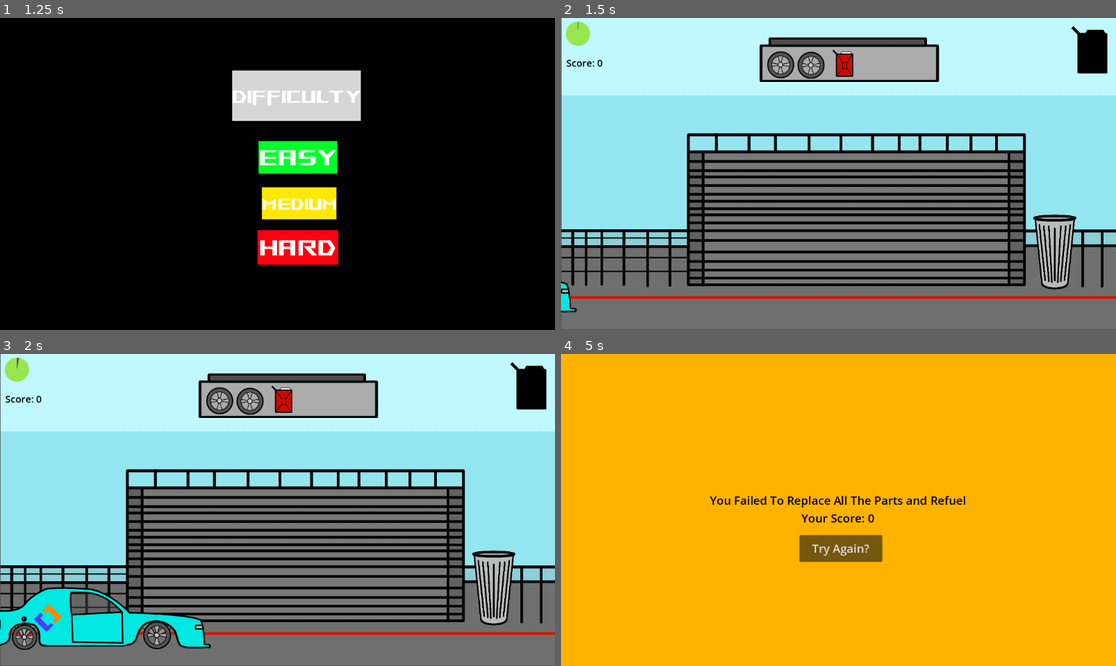
Above: before the commit, frames 1-4 (two rows, left to right).
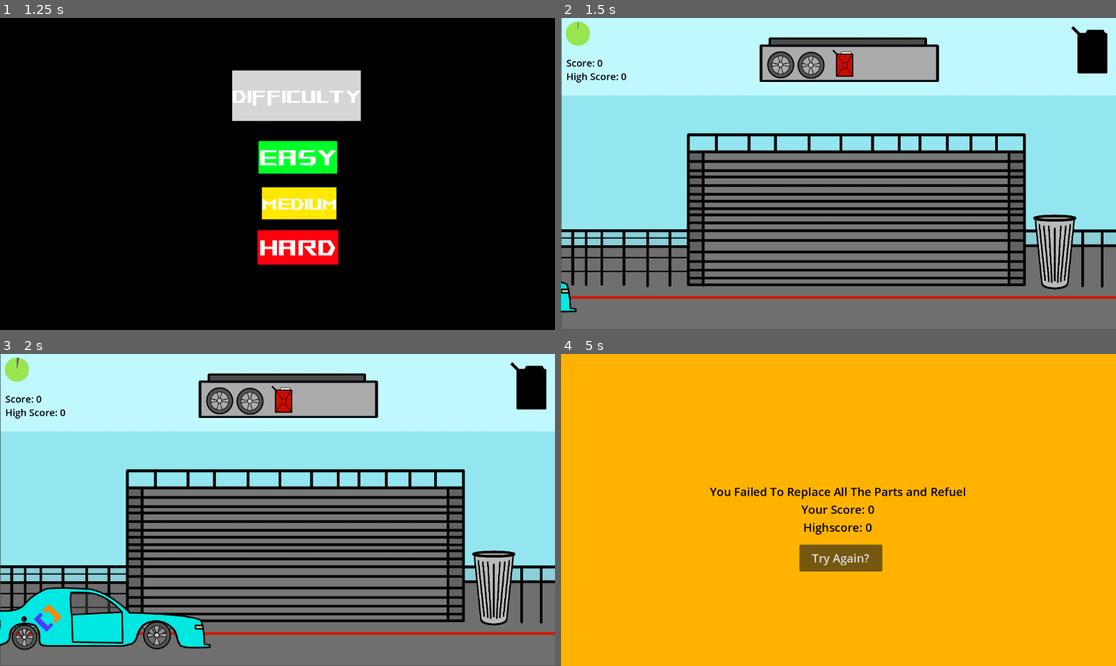
Above: after the commit, the same moments.

Repository: CrossScarDev/Pitstop-Frenzy
Game: Godot game, scene res://scenes/title.tscn
Same seed, same stepped clock (60 frames per second), same inputs: the game is played once before the commit and once after it. Sound files missing from this copy of the repository are replaced by a short silence.
Inputs (mouse positions are in pixels of both pictures, inside the frame that each line leads up to):
- Up to frame 1 (1.25 s): click (299, 211) at 0.5 s
- Up to frame 2 (1.5 s): click (860, 202) at 1.25 s
- Up to frame 3 (2 s): no input
- Up to frame 4 (5 s): tap Enter (Next Car) at 2, 2.1, 3.6, 4.25 s; move the mouse to (960, 494) at 2.02 s; click (960, 494) at 2.17 s; drag from (727, 525) to (810, 572) at 2.77 s; tap Space at 3.5 s; move the mouse to (894, 441) at 3.52 s; click (894, 441) at 3.67 s; drag from (810, 572) to (672, 463) at 4.27 s

Frame 1 is identical in both runs. In frame 2, 0.1% of the frame differs, in the area x 1-12%, y 17-21%; in frame 3, 0.1%; in frame 4, 2.9%, in the area x 26-73%, y 42-70%.

Commit message:
add high score

Diff:
--- a/scenes/Main.tscn
+++ b/scenes/Main.tscn
@@ -17,7 +17,7 @@
 [sub_resource type="StyleBoxFlat" id="StyleBoxFlat_jpo4i"]
 bg_color = Color(0, 0, 0, 1)
 
-[node name="Node2D" type="Node2D" node_paths=PackedStringArray("car", "replacements", "removed_parts", "explosion", "death_screen", "gas_can", "timer", "score_label", "audio_player")]
+[node name="Node2D" type="Node2D" node_paths=PackedStringArray("car", "replacements", "removed_parts", "explosion", "death_screen", "gas_can", "timer", "score_label", "high_score_label", "audio_player")]
 script = ExtResource("1_b1qa4")
 car = NodePath("Car")
 replacements = NodePath("Replacements")
@@ -27,6 +27,7 @@
 gas_can = NodePath("Gas Can")
 timer = NodePath("Overlay/Timer")
 score_label = NodePath("Overlay/Score")
+high_score_label = NodePath("Overlay/HighScore")
 audio_player = NodePath("AudioStreamPlayer2D")
 
 [node name="Background" type="Control" parent="."]
@@ -166,6 +167,15 @@
 theme_override_font_sizes/font_size = 20
 text = "Score: 0"
 
+[node name="HighScore" type="Label" parent="Overlay"]
+offset_left = 11.0
+offset_top = 107.0
+offset_right = 137.0
+offset_bottom = 135.0
+theme_override_colors/font_color = Color(0, 0, 0, 1)
+theme_override_font_sizes/font_size = 20
+text = "High Score: 0"
+
 [node name="Explosion" parent="." instance=ExtResource("7_2nk5p")]
 visible = false
 scale = Vector2(1, 1)
@@ -188,9 +198,9 @@
 [node name="Button" type="Button" parent="Death Screen"]
 layout_mode = 0
 offset_left = 495.0
-offset_top = 376.0
+offset_top = 396.0
 offset_right = 667.0
-offset_bottom = 432.0
+offset_bottom = 452.0
 theme_override_font_sizes/font_size = 24
 text = "Try Again?"
 
--- a/scripts/main.gd
+++ b/scripts/main.gd
@@ -8,12 +8,15 @@
 @export var gas_can: Sprite2D
 @export var timer: TextureProgressBar
 @export var score_label: Label
+@export var high_score_label: Label
 
 var dragging = false
 
 var increment_timer = true
 
 var score: int = 0
+var high_score: int = 0
+var new_high_score = false
 
 @export var audio_player: AudioStreamPlayer2D
 var explosion_sfx = preload("res://audio/explosion.mp3")
@@ -22,6 +25,12 @@
 func _ready() -> void:
 	timer.max_value = Global.timer_length
 	timer.value = Global.timer_length
+
+	if FileAccess.file_exists("user://high_score_" + str(Global.timer_length) + ".dat"):
+		var save = FileAccess.open("user://high_score_" + str(Global.timer_length) + ".dat", FileAccess.READ)
+		high_score = save.get_var()
+		high_score_label.text = "High Score: " + str(high_score)
+		save.close()
 
 
 func _process(delta: float) -> void:
@@ -65,6 +74,15 @@
 		death("You Failed To Replace All The Parts and Refuel")
 	else:
 		score += round(timer.value)
+		if score > high_score:
+			high_score = score
+			high_score_label.text = "High Score: " + str(high_score)
+			new_high_score = true
+
+			var save = FileAccess.open("user://high_score_" + str(Global.timer_length) + ".dat", FileAccess.WRITE)
+			save.store_var(high_score, false)
+			save.close()
+
 		score_label.text = "Score: " + str(score)
 
 	$reset_timer.timeout.connect(_reset_for_next_car)
@@ -75,7 +93,7 @@
 
 func death(message: String) -> void:
 	set_process(false)
-	death_screen.get_node("Message").text = message + "\nYour Score: " + str(score)
+	death_screen.get_node("Message").text = message + "\nYour Score: " + str(score) + (" (New Highscore)" if new_high_score else "\nHighscore: " + str(high_score))
 
 	explosion.visible = true
 	explosion.sprite_frames.set_animation_loop("default", false)
